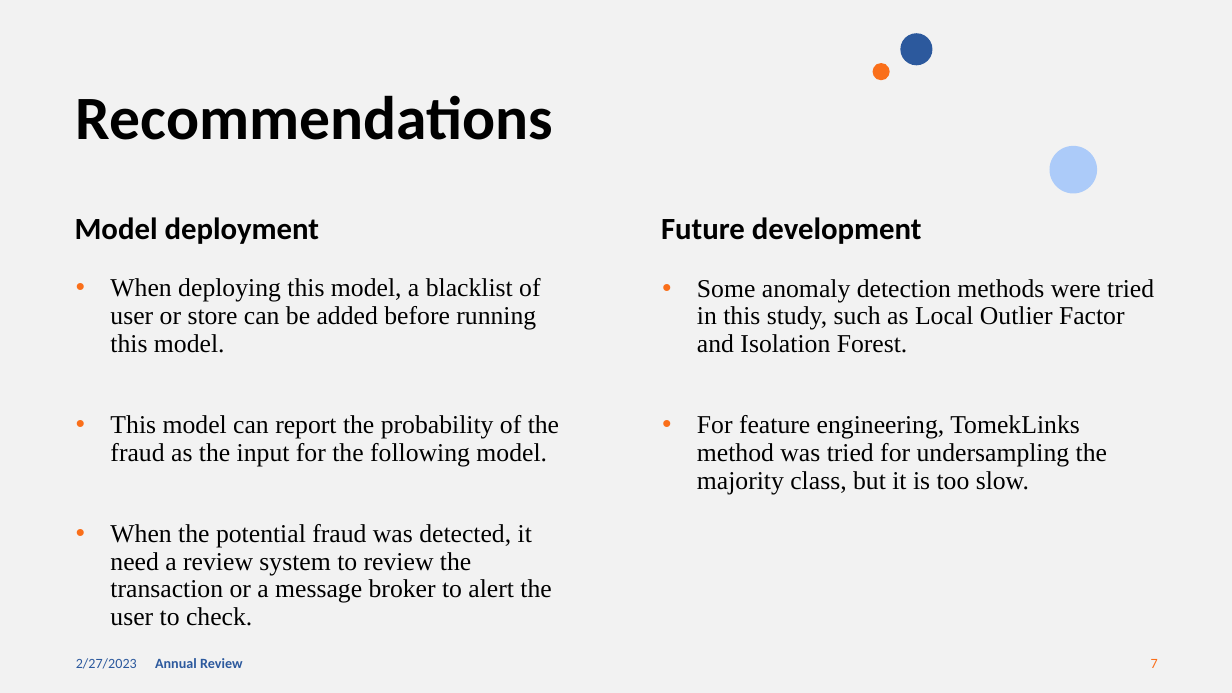
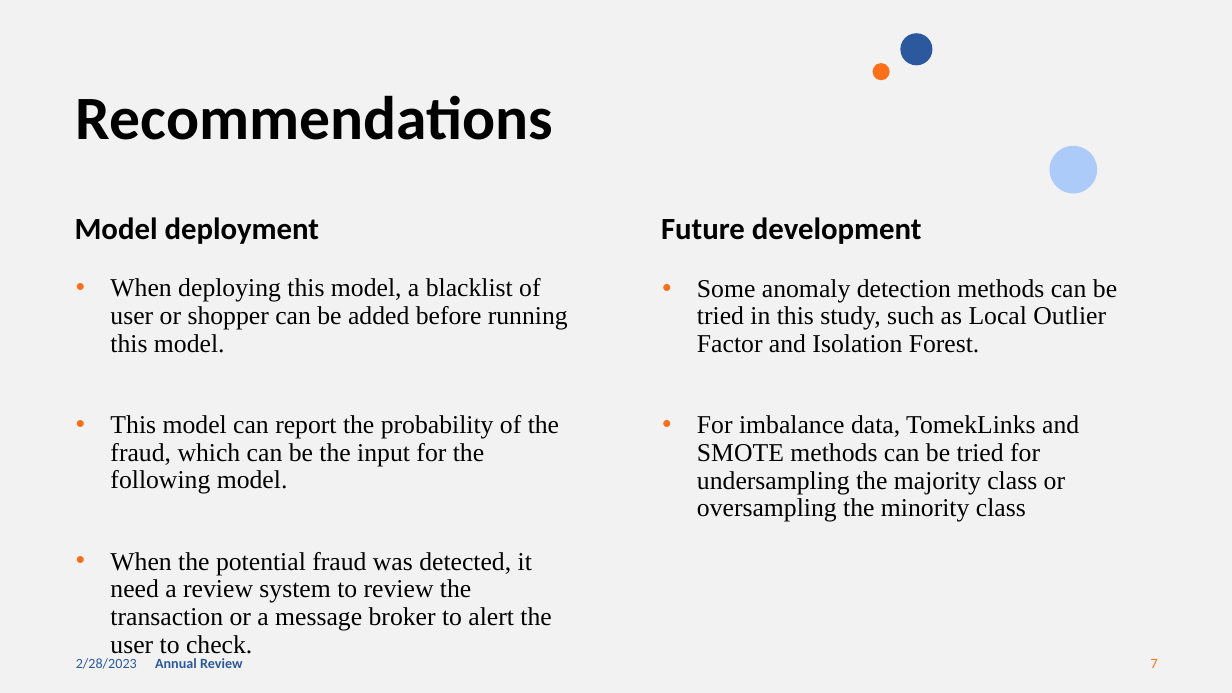
Before and after one commit to zhangjunzhe8868/Kaggle-FraudDetection, a slide deck: slide 7 of reports/Data Challenge – Fraud detection.pptx. Drawn at 1232x693 pixels with LibreOffice and Linux fonts; fonts in the diff are those of the drawing. Boxes give left, top, right and bottom in pixels: in the first picture for what was removed or moved away, otherwise in the second. Text is boxed around its words. In the diff, an @@ line names an element or a change of style, - is before the commit and + after.

```diff
--- a/reports/Data Challenge – Fraud detection.pptx
+++ b/reports/Data Challenge – Fraud detection.pptx
@@ text at (110, 278, 568, 494): text changed @@
-• When deploying this model, a blacklist of user or store can be added before running this model.
-• This model can report the probability of the fraud as the input for the following model.
+• When deploying this model, a blacklist of user or shopper can be added before running this model.
+• This model can report the probability of the fraud, which can be the input for the following model.
@@ text at (697, 279, 1117, 522): text changed @@
-• Some anomaly detection methods were tried in this study, such as Local Outlier Factor and Isolation Forest.
-• For feature engineering, TomekLinks method was tried for undersampling the majority class, but it is too slow.
+• Some anomaly detection methods can be tried in this study, such as Local Outlier Factor and Isolation Forest.
+• For imbalance data, TomekLinks and SMOTE methods can be tried for undersampling the majority class or oversampling the minority class
@@ text at (76, 658, 137, 669): text changed @@
-2/27/2023
+2/28/2023
```
Also in this commit, not shown: 7 other slides changed, 1 other file.
